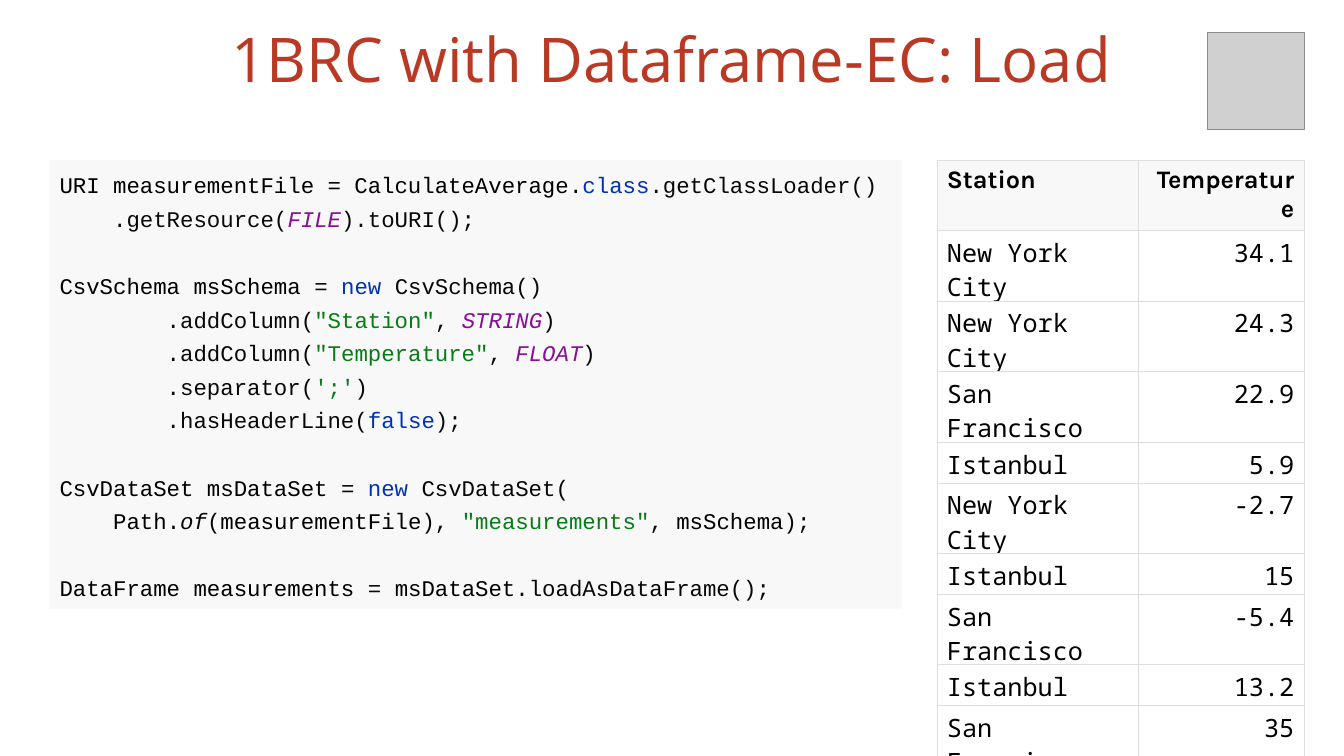
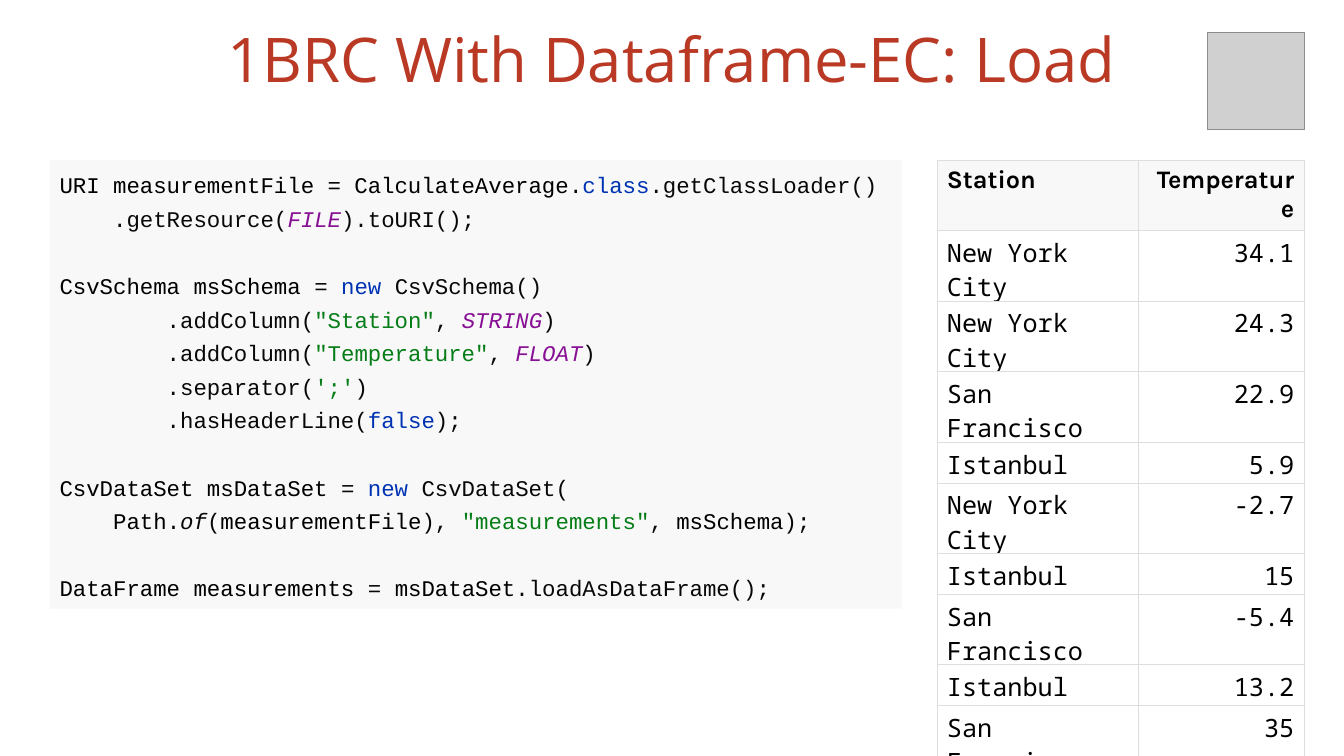
Before and after one commit to vmzakharov/missing-dataframe-talk, a slide deck: slide 16 of presentation/Missing_Dataframe_Long.pptx. Drawn at 1344x756 pixels with LibreOffice and Linux fonts; fonts in the diff are those of the drawing; grey boxes stand for pictures. Boxes give left, top, right and bottom in pixels: in the first picture for what was removed or moved away, otherwise in the second. Text is boxed around its words. In the diff, an @@ line names an element or a change of style, - is before the commit and + after.

```diff
--- a/presentation/Missing_Dataframe_Long.pptx
+++ b/presentation/Missing_Dataframe_Long.pptx
@@ title at [227, 35, 1115, 83]: text changed @@
-1BRC with Dataframe-EC: Load
+1BRC With Dataframe-EC: Load
```
Also in this commit, not shown: 6 other slides changed, 1 other file.
